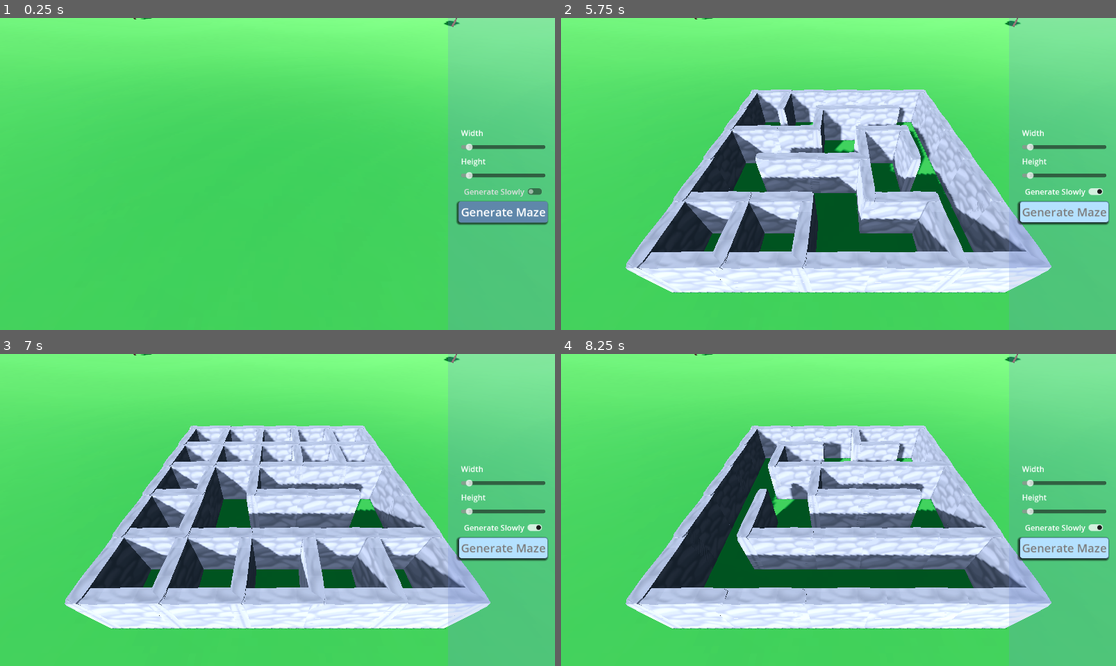
Above: before the commit, frames 1-4 (two rows, left to right).
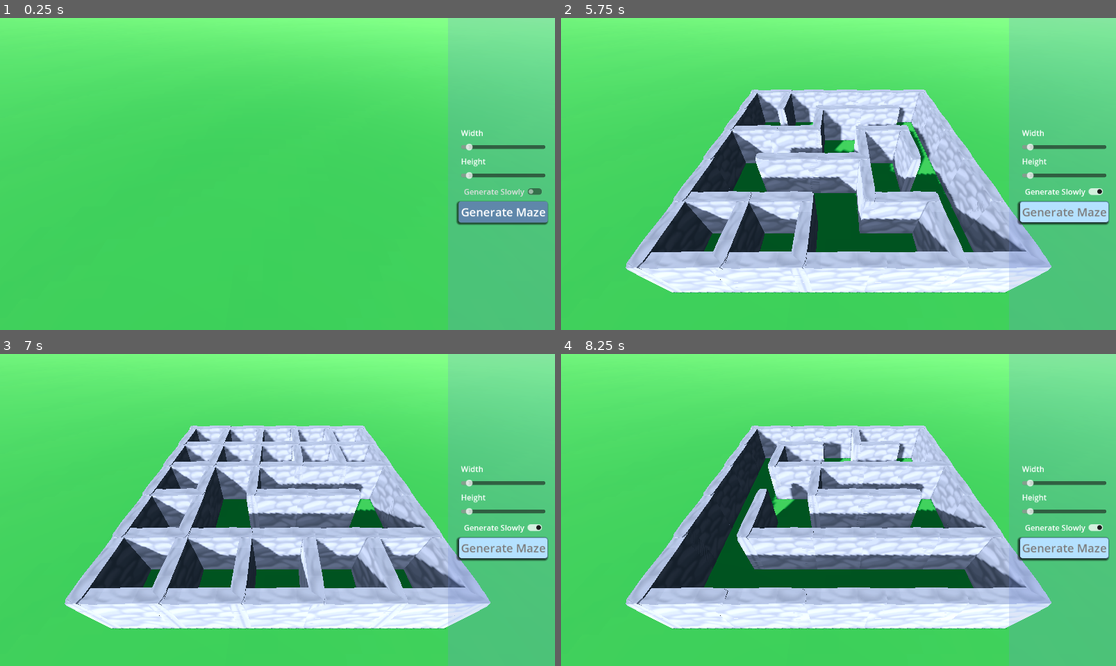
Above: after the commit, the same moments.

Repository: GuiBDBello/godot-maze-generator
Game: Godot game, scene res://scenes/playable/game.tscn
Two runs of this game, one before a commit and one after it. Both use one fixed random seed, a clock stepped at 60 frames per second and the inputs below.
Inputs (mouse positions are in pixels of both pictures, inside the frame that each line leads up to):
- Up to frame 1 (0.25 s): no input
- Up to frame 2 (5.75 s): click "Generate Slowly" at 0.5 s; click "Generate Maze" at 1.25 s; click "Generate Slowly" at 2 s; click "Generate Maze" at 2.75 s; click "Generate Slowly" at 3.5 s; click "Generate Maze" at 4.25 s; move the mouse to (960, 158) at 5.02 s; click (960, 158) at 5.17 s
- Up to frame 3 (7 s): move the mouse to (166, 525) at 5.77 s; click (166, 525) at 5.92 s; tap Enter at 6.5 s; move the mouse to (333, 441) at 6.52 s; click (333, 441) at 6.67 s
- Up to frame 4 (8.25 s): move the mouse to (810, 572) at 7.27 s; click (810, 572) at 7.42 s; move the mouse to (1005, 556) at 8.02 s; click (1005, 556) at 8.17 s

The runs differ from the first frame. In frame 1, less than 0.1% of the frame differs, in the area x 24-83%, y 0-3%; in frame 2, 0.1%, in the area x 24-83%, y 0-88%; in frame 3, less than 0.1%; in frame 4, less than 0.1%.

Commit message:
Change background scenario

Diff:
--- a/scenes/playable/game.tscn
+++ b/scenes/playable/game.tscn
@@ -68,57 +68,96 @@
 shadow_opacity = 0.85
 
 [node name="Ground" parent="Scenario" instance=ExtResource("3_mq8d8")]
-transform = Transform3D(10, 0, 0, 0, 10, 0, 0, 0, 10, 0, 0, 0)
+transform = Transform3D(25, 0, 0, 0, 25, 0, 0, 0, 25, 0, 0, 0)
 
 [node name="Trees" type="Node" parent="Scenario"]
 
 [node name="tree" parent="Scenario/Trees" instance=ExtResource("4_by38g")]
-transform = Transform3D(1, 0, 0, 0, 1, 0, 0, 0, 1, -40.1604, 0, 3.65387)
+transform = Transform3D(1, 0, 0, 0, 1, 0, 0, 0, 1, 119.84, 0, 80.6539)
 
 [node name="tree16" parent="Scenario/Trees" instance=ExtResource("4_by38g")]
-transform = Transform3D(0.733955, 0, 0.679198, 0, 1, 0, -0.679198, 0, 0.733955, -75.3874, 0, -26.4295)
+transform = Transform3D(0.733955, 0, 0.679198, 0, 1, 0, -0.679198, 0, 0.733955, -93.3874, 0, -197.43)
 
 [node name="tree2" parent="Scenario/Trees" instance=ExtResource("4_by38g")]
-transform = Transform3D(0.733327, 0, 0.679877, 0, 1, 0, -0.679877, 0, 0.733327, 31.3253, 0, -37.2645)
+transform = Transform3D(0.733327, 0, 0.679877, 0, 1, 0, -0.679877, 0, 0.733327, 189.325, 0, -37.2645)
 
 [node name="tree3" parent="Scenario/Trees" instance=ExtResource("4_by38g")]
-transform = Transform3D(0.44779, 0, -0.894139, 0, 1, 0, 0.894139, 0, 0.44779, -29.3188, 0, -44.8415)
+transform = Transform3D(0.44779, 0, -0.894139, 0, 1, 0, 0.894139, 0, 0.44779, -194.319, 0, -44.8415)
 
 [node name="tree11" parent="Scenario/Trees" instance=ExtResource("4_by38g")]
 transform = Transform3D(0.44779, 0, -0.894139, 0, 1, 0, 0.894139, 0, 0.44779, -62.6619, 0, -68.3738)
 
 [node name="tree12" parent="Scenario/Trees" instance=ExtResource("4_by38g")]
-transform = Transform3D(-0.820312, 0, -0.571917, 0, 1, 0, 0.571917, 0, -0.820312, 52.197, 0, -68.3738)
+transform = Transform3D(-0.820312, 0, -0.571917, 0, 1, 0, 0.571917, 0, -0.820312, 52.197, 0, -69.3738)
 
 [node name="tree13" parent="Scenario/Trees" instance=ExtResource("4_by38g")]
 transform = Transform3D(-0.18841, 0, -0.982091, 0, 1, 0, 0.982091, 0, -0.18841, 1.6955, 0, -84.4671)
 
 [node name="tree4" parent="Scenario/Trees" instance=ExtResource("4_by38g")]
-transform = Transform3D(-0.490174, 0, -0.871625, 0, 1, 0, 0.871625, 0, -0.490174, -24.2144, 0, 23.2396)
+transform = Transform3D(-0.490174, 0, -0.871625, 0, 1, 0, 0.871625, 0, -0.490174, -114.214, 0, 23.2396)
 
 [node name="tree5" parent="Scenario/Trees" instance=ExtResource("4_by38g")]
-transform = Transform3D(0.0279915, 0, -0.999608, 0, 1, 0, 0.999608, 0, 0.0279915, 23.8499, 0, 23.2396)
+transform = Transform3D(0.0279915, 0, -0.999608, 0, 1, 0, 0.999608, 0, 0.0279915, 193.85, 0, 23.2396)
 
 [node name="tree10" parent="Scenario/Trees" instance=ExtResource("4_by38g")]
-transform = Transform3D(-0.719715, 0, -0.694269, 0, 1, 0, 0.694269, 0, -0.719715, 59.2805, 0, 0.283154)
+transform = Transform3D(-0.719715, 0, -0.694269, 0, 1, 0, 0.694269, 0, -0.719715, 121.281, 0, -9.71685)
 
 [node name="tree6" parent="Scenario/Trees" instance=ExtResource("4_by38g")]
-transform = Transform3D(-0.7998, 0, 0.600267, 0, 1, 0, -0.600267, 0, -0.7998, -58.7072, 0, 39.339)
+transform = Transform3D(-0.7998, 0, 0.600267, 0, 1, 0, -0.600267, 0, -0.7998, -76.7072, 0, -127.661)
 
 [node name="tree7" parent="Scenario/Trees" instance=ExtResource("4_by38g")]
 transform = Transform3D(-0.994643, 0, 0.103365, 0, 1, 0, -0.103365, 0, -0.994643, -64.2799, 0, 81.4574)
 
 [node name="tree8" parent="Scenario/Trees" instance=ExtResource("4_by38g")]
-transform = Transform3D(-0.245917, 0, 0.969291, 0, 1, 0, -0.969291, 0, -0.245917, 76.3616, 0, 50.0546)
+transform = Transform3D(-0.245917, 0, 0.969291, 0, 1, 0, -0.969291, 0, -0.245917, 92.3616, 0, 50.0546)
 
 [node name="tree9" parent="Scenario/Trees" instance=ExtResource("4_by38g")]
-transform = Transform3D(-0.709472, 0, 0.704733, 0, 1, 0, -0.704733, 0, -0.709472, 45.5888, 0, 79.3469)
+transform = Transform3D(-0.709472, 0, 0.704733, 0, 1, 0, -0.704733, 0, -0.709472, 45.5888, 0, 98.3469)
 
 [node name="tree14" parent="Scenario/Trees" instance=ExtResource("4_by38g")]
-transform = Transform3D(-0.767881, 0, -0.640592, 0, 1, 0, 0.640592, 0, -0.767881, 12.2585, 0, 63.5933)
+transform = Transform3D(-0.767881, 0, -0.640592, 0, 1, 0, 0.640592, 0, -0.767881, 12.2585, 0, 68.5933)
 
 [node name="tree15" parent="Scenario/Trees" instance=ExtResource("4_by38g")]
-transform = Transform3D(-0.96207, 0, -0.272801, 0, 1, 0, 0.272801, 0, -0.96207, -26.6239, 0, 66.8253)
+transform = Transform3D(-0.96207, 0, -0.272801, 0, 1, 0, 0.272801, 0, -0.96207, -75.6239, 0, 131.825)
+
+[node name="tree17" parent="Scenario/Trees" instance=ExtResource("4_by38g")]
+transform = Transform3D(-0.96207, 0, -0.272801, 0, 1, 0, 0.272801, 0, -0.96207, -163.624, 0, 66.8253)
+
+[node name="tree18" parent="Scenario/Trees" instance=ExtResource("4_by38g")]
+transform = Transform3D(-0.96207, 0, -0.272801, 0, 1, 0, 0.272801, 0, -0.96207, -180.624, 0, -161.175)
+
+[node name="tree19" parent="Scenario/Trees" instance=ExtResource("4_by38g")]
+transform = Transform3D(-0.96207, 0, -0.272801, 0, 1, 0, 0.272801, 0, -0.96207, 155.376, 0, -161.175)
+
+[node name="tree20" parent="Scenario/Trees" instance=ExtResource("4_by38g")]
+transform = Transform3D(-0.96207, 0, -0.272801, 0, 1, 0, 0.272801, 0, -0.96207, 155.376, 0, -0.174698)
+
+[node name="tree21" parent="Scenario/Trees" instance=ExtResource("4_by38g")]
+transform = Transform3D(-0.96207, 0, -0.272801, 0, 1, 0, 0.272801, 0, -0.96207, 155.376, 0, 112.825)
+
+[node name="tree22" parent="Scenario/Trees" instance=ExtResource("4_by38g")]
+transform = Transform3D(-0.96207, 0, -0.272801, 0, 1, 0, 0.272801, 0, -0.96207, -9.6239, 0, 112.825)
+
+[node name="tree23" parent="Scenario/Trees" instance=ExtResource("4_by38g")]
+transform = Transform3D(-0.96207, 0, -0.272801, 0, 1, 0, 0.272801, 0, -0.96207, -36.6239, 0, 193.825)
+
+[node name="tree24" parent="Scenario/Trees" instance=ExtResource("4_by38g")]
+transform = Transform3D(-0.96207, 0, -0.272801, 0, 1, 0, 0.272801, 0, -0.96207, -148.624, 0, 164.825)
+
+[node name="tree25" parent="Scenario/Trees" instance=ExtResource("4_by38g")]
+transform = Transform3D(-0.96207, 0, -0.272801, 0, 1, 0, 0.272801, 0, -0.96207, 52.3761, 0, 164.825)
+
+[node name="tree26" parent="Scenario/Trees" instance=ExtResource("4_by38g")]
+transform = Transform3D(-0.96207, 0, -0.272801, 0, 1, 0, 0.272801, 0, -0.96207, 129.376, 0, 205.825)
+
+[node name="tree27" parent="Scenario/Trees" instance=ExtResource("4_by38g")]
+transform = Transform3D(-0.96207, 0, -0.272801, 0, 1, 0, 0.272801, 0, -0.96207, 129.376, 0, -86.1747)
+
+[node name="tree28" parent="Scenario/Trees" instance=ExtResource("4_by38g")]
+transform = Transform3D(-0.96207, 0, -0.272801, 0, 1, 0, 0.272801, 0, -0.96207, 30.3761, 0, -159.175)
+
+[node name="tree29" parent="Scenario/Trees" instance=ExtResource("4_by38g")]
+transform = Transform3D(-0.96207, 0, -0.272801, 0, 1, 0, 0.272801, 0, -0.96207, -145.624, 0, -51.1747)
 
 [node name="Maze Menu" type="Control" parent="."]
 layout_mode = 3
